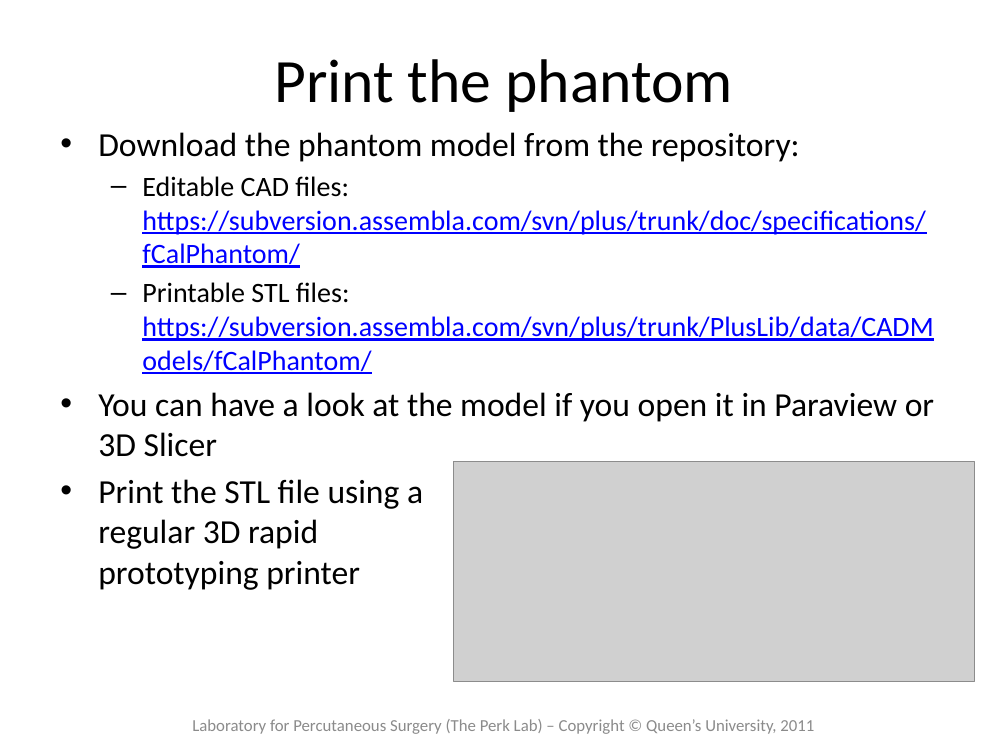
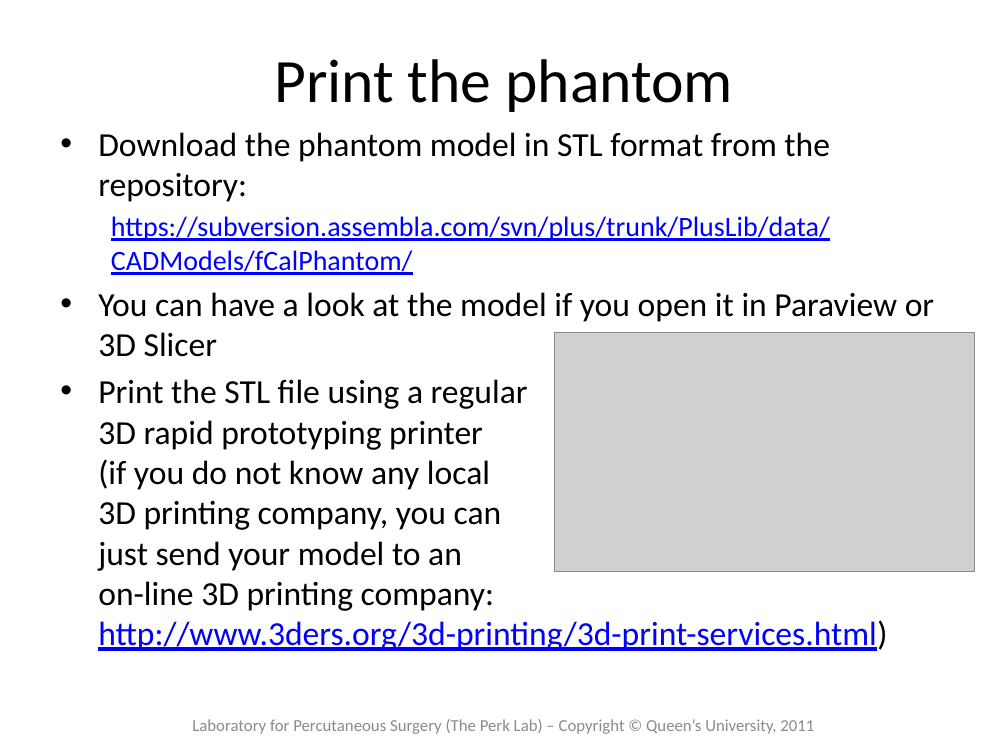
Before and after one commit to thewtex/Plus, a slide deck: slide 3 of doc/tutorials/PlusTutorialBuildingfCalPhantom.pptx (slide 2 before the commit). Drawn at 1008x756 pixels with LibreOffice and Linux fonts; fonts in the diff are those of the drawing; grey boxes stand for pictures. Boxes give left, top, right and bottom in pixels: in the first picture for what was removed or moved away, otherwise in the second. Text is boxed around its words. In the diff, an @@ line names an element or a change of style, - is before the commit and + after.

Commit message:
re #712: Updated fCal phantom building tutorial (new links, move obsolete fCal 1.x info to the appendix)

```diff
--- a/doc/tutorials/PlusTutorialBuildingfCalPhantom.pptx
+++ b/doc/tutorials/PlusTutorialBuildingfCalPhantom.pptx
@@ text at (x1=98, y1=132, x2=830, y2=275): text changed @@
-• Download the phantom model from the repository:
-  – Editable CAD files: https://subversion.assembla.com/svn/plus/trunk/doc/specifications/fCalPhantom/
-  – Printable STL files: https://subversion.assembla.com/svn/plus/trunk/PlusLib/data/CADModels/fCalPhantom/
+• Download the phantom model in STL format from the repository:
+  https://subversion.assembla.com/svn/plus/trunk/PlusLib/data/CADModels/fCalPhantom/
@@ picture added at (x1=554, y1=333, x2=975, y2=571) @@
@@ text at (x1=98, y1=379, x2=887, y2=651): text changed @@
-• Print the STL file using a
-  regular 3D rapid
-  prototyping printer
+• Print the STL file using a regular
+  3D rapid prototyping printer
+  (if you do not know any local
+  3D printing company, you can
+  just send your model to an
+  on-line 3D printing company:
+  http://www.3ders.org/3d-printing/3d-print-services.html)
@@ picture removed at (x1=454, y1=462, x2=975, y2=681) @@
```
Also in this commit, not shown: 4 other slides changed, 2 slides added, 2 other files.
